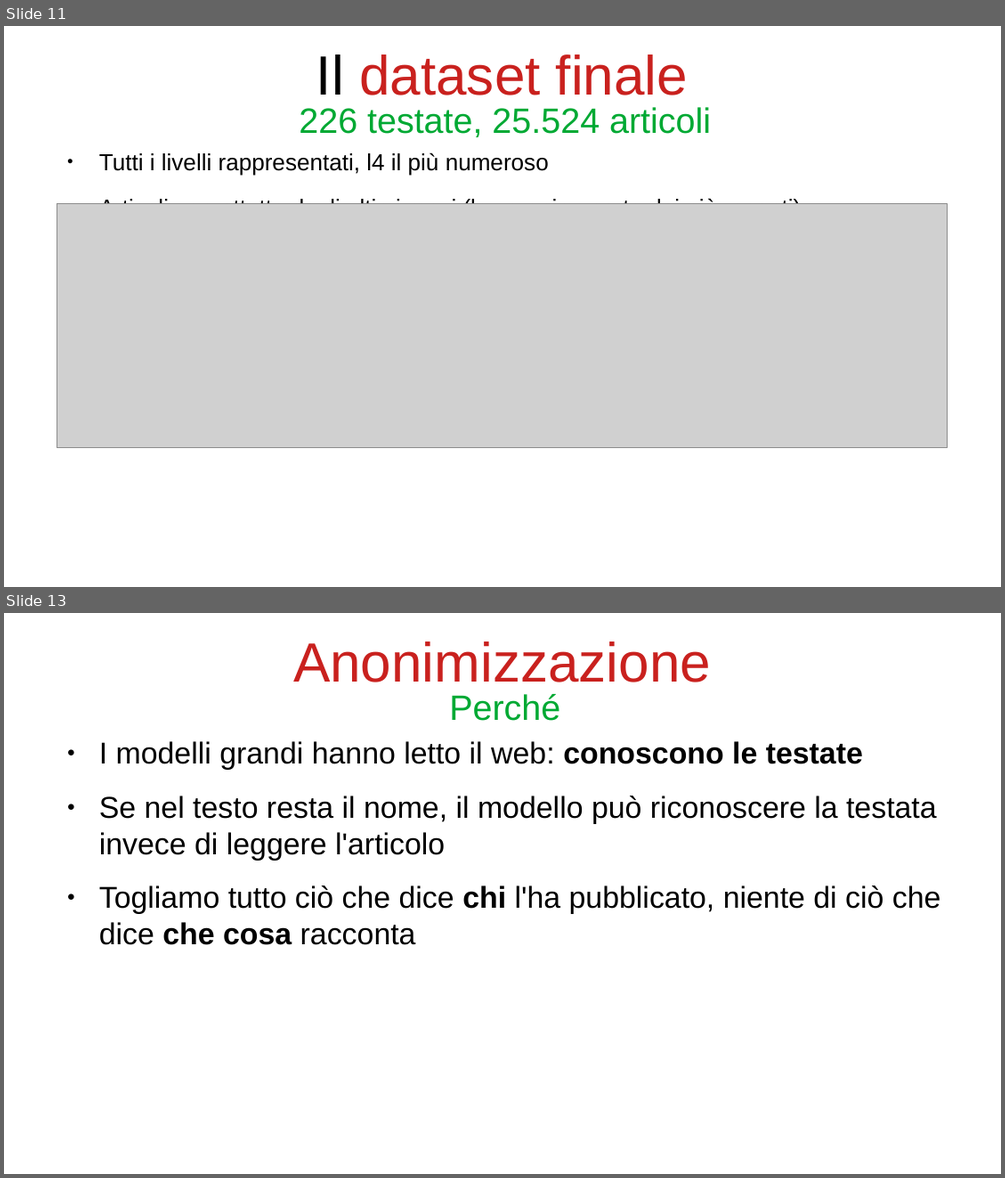
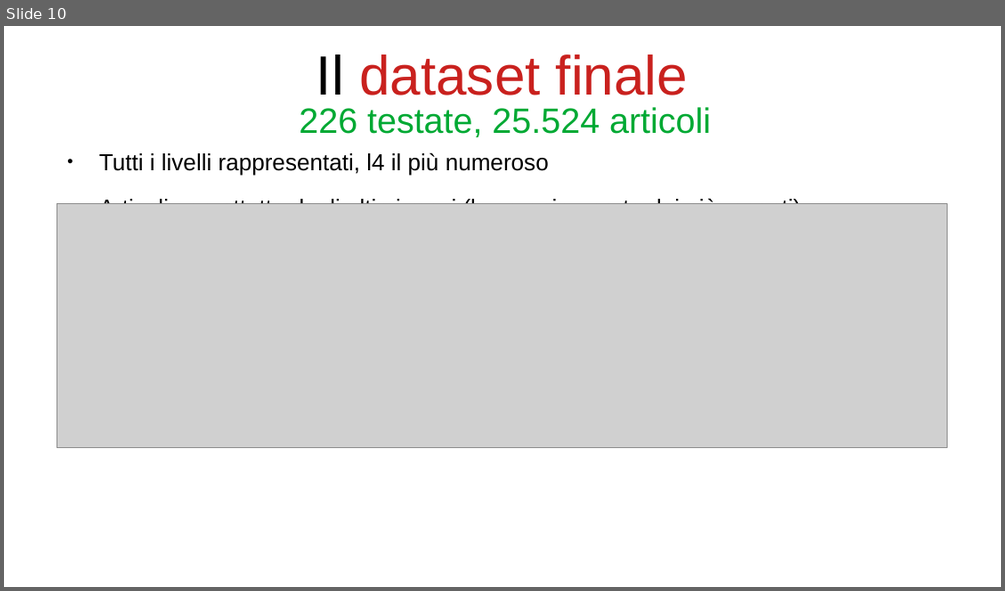
Before and after one commit to bianchi-john/PublisherClassification, a slide deck: Presentazioni/Stato finale/FinalState.odp. Shown one above the other, each under a label of ours: slides 11 and 13 before the commit, slide 10 after it; the slides between them are not shown. The pictures are 1005x1178 and 1005x591 pixels, drawn with LibreOffice and Linux fonts; fonts in the diff are those of the drawing; grey boxes stand for pictures. Boxes give left, top, right and bottom in pixels: in the first picture for what was removed or moved away, otherwise in the second. Text is boxed around its words. In the diff, an @@ line names an element or a change of style, - is before the commit and + after.

```diff
--- a/Presentazioni/Stato finale/FinalState.odp
+++ b/Presentazioni/Stato finale/FinalState.odp
@@ slide 13 removed at (x1=4, y1=613, x2=1001, y2=1174), background #FFFFFF @@
@@ title removed at (x1=293, y1=641, x2=711, y2=682) @@
-Anonimizzazione
@@ title removed at (x1=449, y1=694, x2=560, y2=721) @@
-Perché
@@ text removed at (x1=99, y1=741, x2=941, y2=945) @@
-● I modelli grandi hanno letto il web: conoscono le testate
-● Se nel testo resta il nome, il modello può riconoscere la testata invece di leggere l'articolo
-● Togliamo tutto ciò che dice chi l'ha pubblicato, niente di ciò che dice che cosa racconta
@@ what was slide 11 is now slide 10 @@
```
Also in this commit, not shown: 5 slides changed, 37 slides added, 6 other slides removed, 38 other files.
